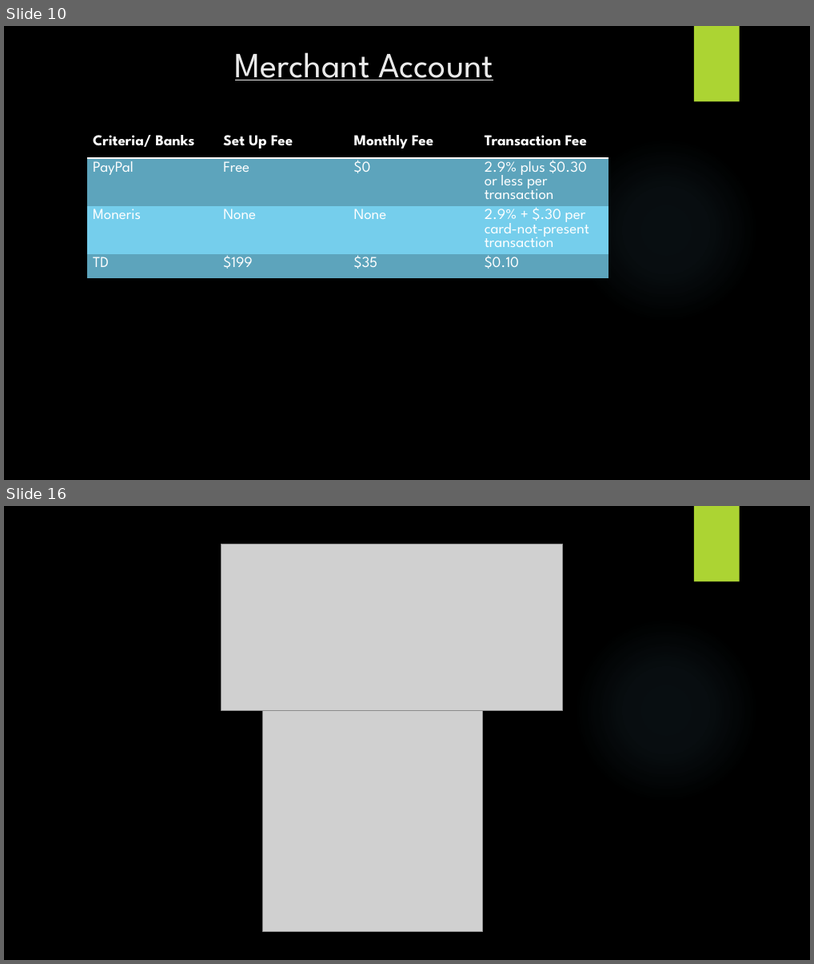
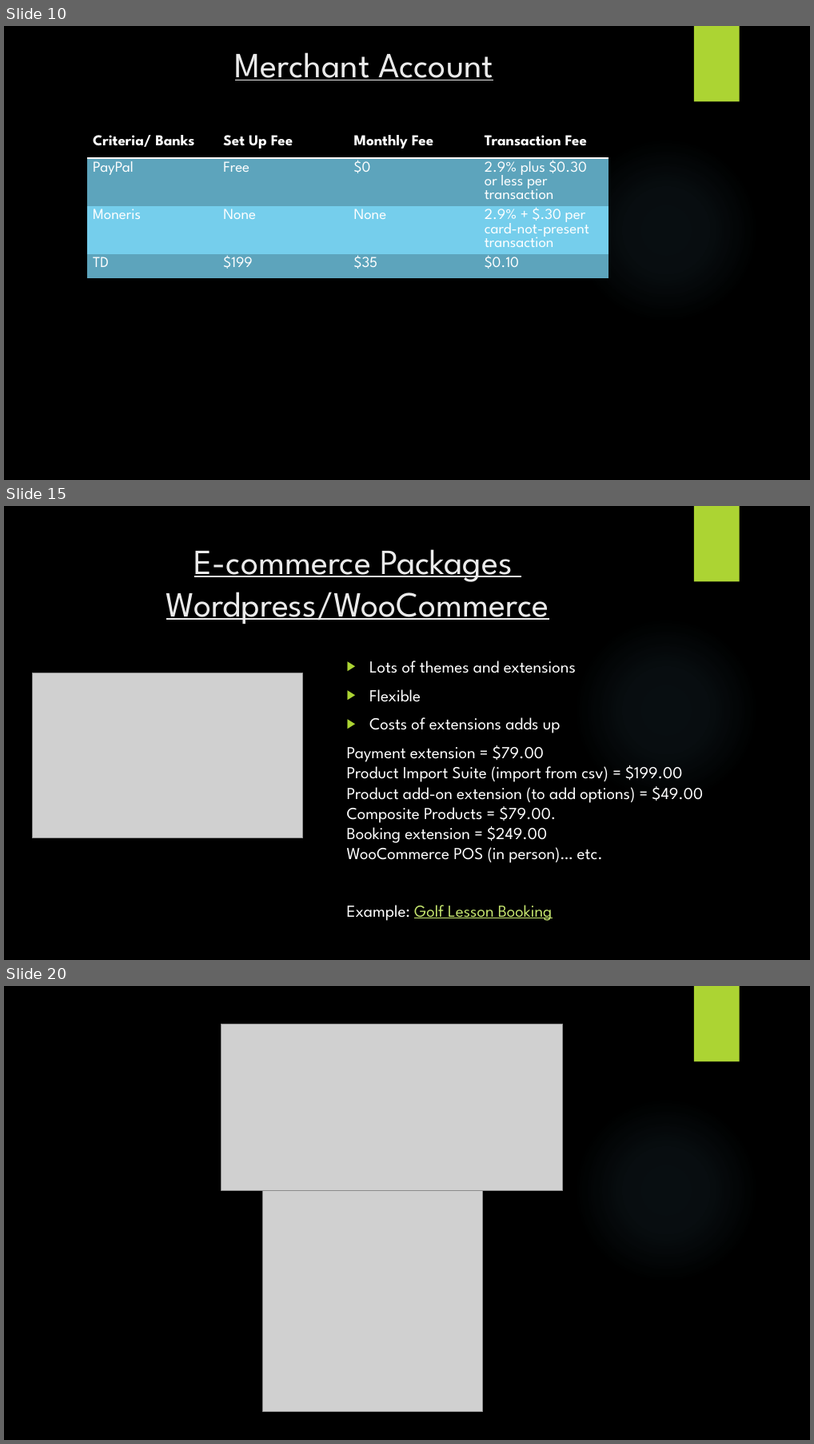
Before and after one commit to SAIT-OOSD-Team4/Group-Project, a slide deck: km3/KM3.pptx. Shown one above the other, each under a label of ours: slides 10 and 16 before the commit, slides 10, 15 and 20 after it; the slides between them are not shown. The pictures are 814x964 and 814x1444 pixels, drawn with LibreOffice and Linux fonts; fonts in the diff are those of the drawing; grey boxes stand for pictures; background and template pictures are left out. Boxes give left, top, right and bottom in pixels: in the first picture for what was removed or moved away, otherwise in the second. Text is boxed around its words. In the diff, an @@ line names an element or a change of style, - is before the commit and + after.

```diff
--- a/km3/KM3.pptx
+++ b/km3/KM3.pptx
@@ slide 15 added at [4, 506, 810, 960], background picture (left out); not listed: 2 template elements that a slide beside it also shows @@
@@ title added at [166, 549, 550, 624], 42 pt, text #EBEBEB, underline @@
+E-commerce Packages
+Wordpress/WooCommerce
@@ picture added at [33, 673, 303, 838] @@
@@ text added at [347, 660, 703, 920], 20 pt, text #FFFFFF @@
+▶ Lots of themes and extensions
+▶ Flexible
+▶ Costs of extensions adds up
+Payment extension = $79.00
+Product Import Suite (import from csv) = $199.00
+Product add-on extension (to add options) = $49.00
+Composite Products = $79.00.
+Booking extension = $249.00
+WooCommerce POS (in person)… etc.
+Example: Golf Lesson Booking
@@ what was slide 16 is now slide 20 @@
```
Also in this commit, not shown: 4 slides changed, 5 other slides added, 2 slides removed.
